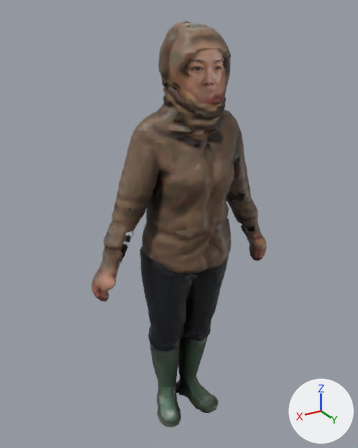
Before and after pictures for a commit that changed the glTF model public/models/ma/nhanvat/tp-006.glb.
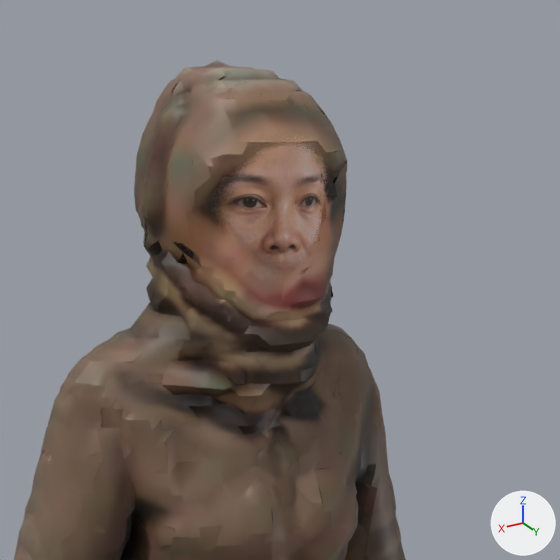
There are two pictures of each version: one whole from a camera (50 mm lens) standing at (0.903, 1.451, 1.629) and looking at (0.016, -0.028, 0.89), one close up on the part from 32% to 85% of the width and 0% to 42% of the height. Every picture has the same lights, and +X, +Y and +Z are marked at lower right. The first two pictures are the older version. Vertices at exactly the same position are counted once.

The first close-up shows 'Body'.
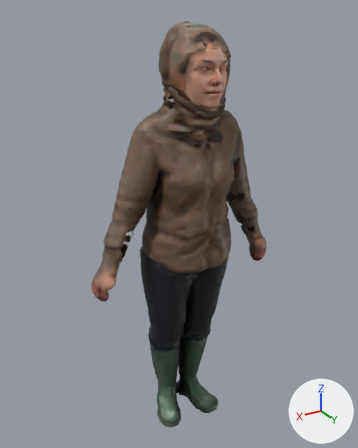
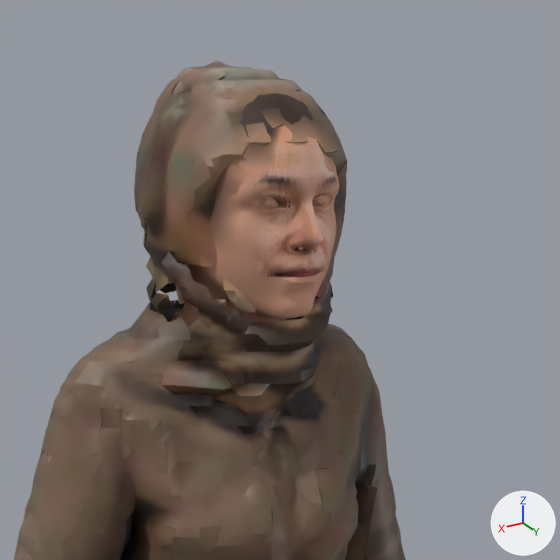
Boxes (x1, y1, x2, y2) around the edits, measured in the close-ups (560 x 560 px):
part 1 of me_body, built on: before (150, 133, 333, 340); after (154, 88, 338, 384)
part 2 of me_body, recoloured: before (212, 138, 316, 257); after (212, 143, 339, 257)

Patch to the scene script:
```diff
--- a/public/models/ma/nhanvat/tp-006.glb.py
+++ b/public/models/ma/nhanvat/tp-006.glb.py
@@ img_dau_chuan @@
+img_dau_chuan = load_image('dau-chuan', '_unpacked/dau-chuan', 1024, 1024, 'sRGB')
@@ mat_dauchuan @@
+mat_dauchuan = bpy.data.materials.new('DauChuan')
+# uses the picture img_dau_chuan
@@ me_body @@
 # used by ob_body; location = (0.0, 0.0, 0.0)
-me_body.from_pydata(...)  # 12626 vertices, 17287 faces; spans x -0.37..0.38, y -0.14..0.15, z 0.0..1.6
+me_body.from_pydata(...)  # 13889 vertices, 19714 faces; spans x -0.37..0.38, y -0.14..0.18, z 0.0..1.6
+# me_body part 1: 204 vertices moved from x -0.06..0.07, y 0.09..0.15, z 1.35..1.54 to x -0.07..0.07, y 0.09..0.18, z 1.35..1.54; 674 vertices removed from x -0.11..0.09, y -0.05..0.15, z 1.34..1.55; 1937 vertices added at x -0.11..0.1, y -0.06..0.18, z 1.26..1.58
+# me_body part 2: 138 faces spanning x -0.07..0.07, y 0.09..0.18, z 1.39..1.53 switch from mat_face2d to mat_dauchuan
 me_body.materials.append(mat_body)
-me_body.materials.append(mat_face)  # picture img_face
 me_body.materials.append(mat_lining)
```
